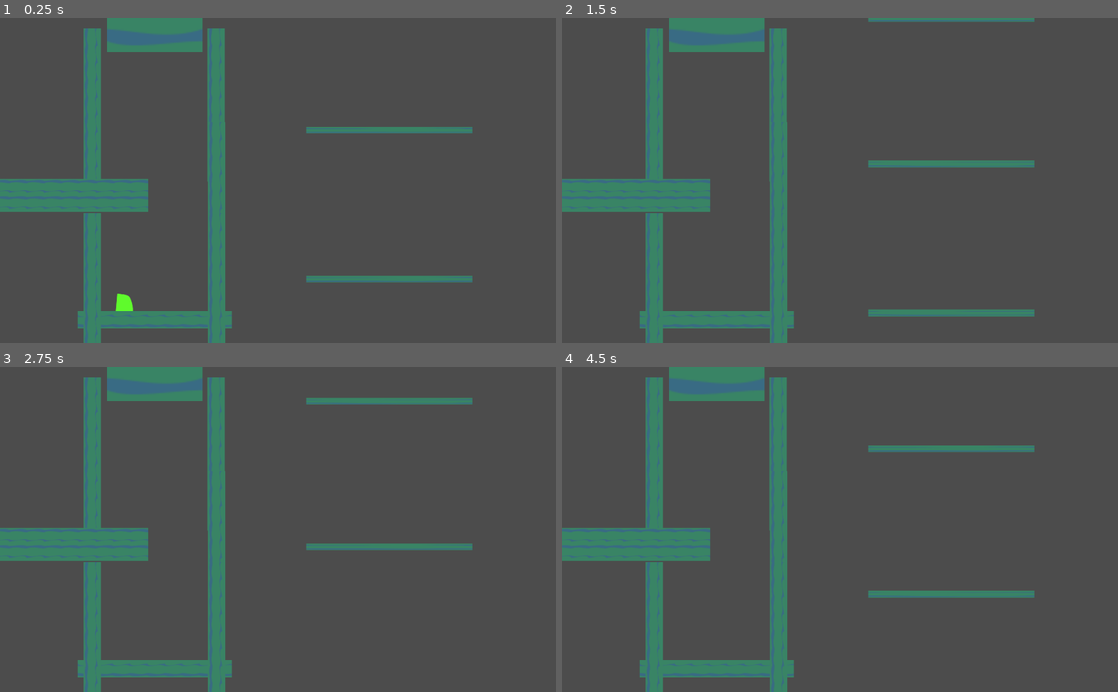
Above: before the commit, frames 1-4 (two rows, left to right).
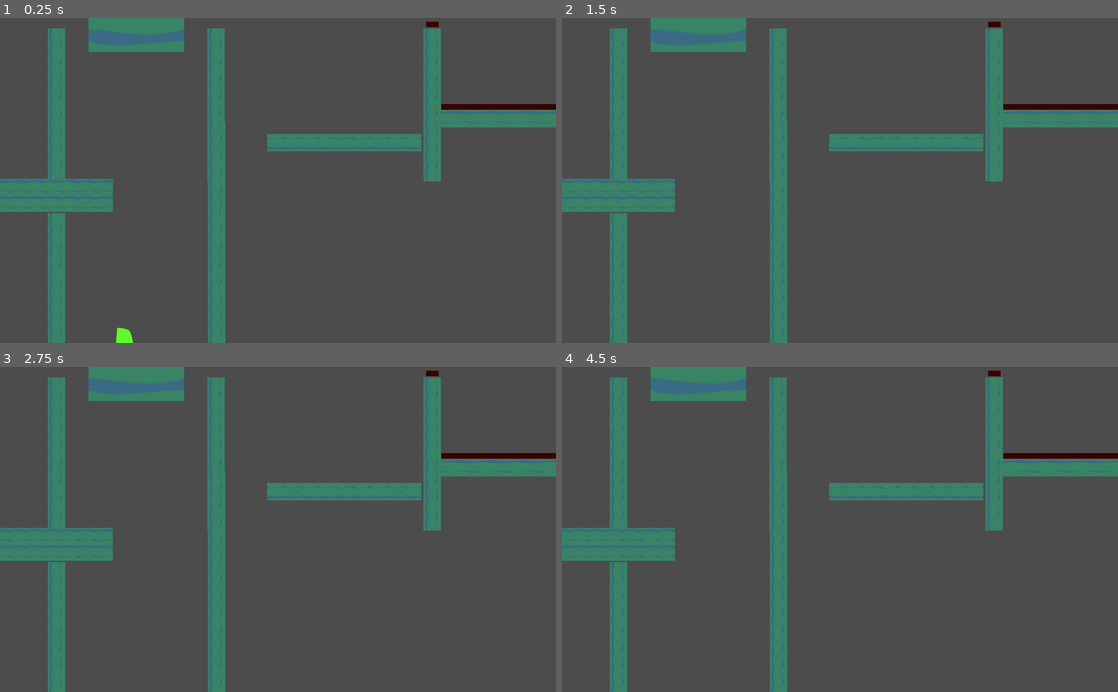
Above: after the commit, the same moments.

Repository: OsamaElHariri/oriks_lantern
Game: Godot game, scene res://gameplay/world/temp_level/TempLevel.tscn
The game is run twice, just before and just after one commit, with the same random seed, the same clock (stepped at 60 frames per second) and the same inputs.
Inputs:
- Up to frame 1 (0.25 s): no input
- Up to frame 2 (1.5 s): hold X (dash) 0.53-1.28 s; hold Right (ui_right) from 0.53 s (still down); tap C (jump) at 0.77, 0.8, 1.07, 1.35 s
- Up to frame 3 (2.75 s): tap C (jump) at 1.52, 1.82, 2.3 s; tap X (dash) at 1.55 s; release Right (ui_right) at 2.03 s; hold Left (ui_left) from 2.03 s (still down); hold X (dash) from 2.03 s (still down)
- Up to frame 4 (4.5 s): release Left (ui_left) at 2.78 s; release X (dash) at 2.78 s; hold Right (ui_right) 2.78-4.28 s; tap X (dash) at 2.85, 4.35 s; tap C (jump) at 3.02, 3.32 s; hold C (jump) 3.53-4.28 s; hold Left (ui_left) from 4.28 s (still down)

The runs differ from the first frame. In frame 1, 13% of the frame differs, in the area x 8-100%, y 0-100%; in frame 2, 14%; in frame 3, 13%; in frame 4, 13%.

Commit message:
Tweak wall jump and spirit mechanic

Diff:
--- a/gameplay/actor/movement/horizontal_movement/HorizontalMovement.gd
+++ b/gameplay/actor/movement/horizontal_movement/HorizontalMovement.gd
@@ -1,6 +1,6 @@
 extends Node2D
 
-export var speed = 600
+export var speed = 800
 export var ramp_up_speed = 200
 export var ramp_down_speed = 120
 
--- a/gameplay/actor/movement/jump_movement/JumpMovement.gd
+++ b/gameplay/actor/movement/jump_movement/JumpMovement.gd
@@ -10,12 +10,15 @@
 	current_strength = max(current_strength - decay * move_collection.time_multiplier, 0)
 
 	if move_collection.is_on_floor or move_collection.is_on_wall:
-		current_strength = 0
+		stop()
 
 	if move_collection.is_on_floor && move_collection.jump_just_pressed:
 		current_strength = strength
 
 	if move_collection.is_dashing or move_collection.is_charging_dash:
-		current_strength = 0
+		stop()
 
 	return Vector2(0, -current_strength * move_collection.time_multiplier)
+
+func stop():
+	current_strength = 0
--- a/gameplay/actor/movement/wall_jump_movement/WallJumpMovement.gd
+++ b/gameplay/actor/movement/wall_jump_movement/WallJumpMovement.gd
@@ -1,26 +1,30 @@
 extends Node2D
 
-export var strength = 2300
-export var strength_decay = 50
+export var x_strength = 1600
+export var y_strength = 2100
+export var x_strength_decay = 80
+export var y_strength_decay = 50
 
-var current_strength = 0
+var current_strength = Vector2.ZERO
 
-var current_direction = Vector2.UP
+var x_direction = 0
 
 func get_velocity(move_collection):
-	var decay = strength_decay
-	current_strength = max(current_strength - decay * move_collection.time_multiplier, 0)
+	var decay = Vector2(x_strength_decay, y_strength_decay) * move_collection.time_multiplier
+	current_strength = Vector2(max(current_strength.x - decay.x, 0), max(current_strength.y - decay.y, 0))
 
 	if move_collection.is_on_floor or move_collection.is_on_wall:
-		current_strength = 0
+		stop()
 
 	if !move_collection.is_on_floor and move_collection.target.near_wall != null && move_collection.jump_just_pressed:
-		current_strength = strength
+		current_strength = Vector2(x_strength, y_strength)
 		move_collection.reset_gravity()
-		var wall_direction = sign(move_collection.target.near_wall.global_position.x - move_collection.target.global_position.x)
-		current_direction = Vector2(0.4 * wall_direction, 1).normalized()
+		x_direction = sign(move_collection.target.global_position.x - move_collection.target.near_wall.global_position.x)
 
 	if move_collection.is_dashing or move_collection.is_charging_dash:
-		current_strength = 0
+		stop()
 
-	return current_direction * -current_strength * move_collection.time_multiplier
+	return Vector2(x_direction, -1) * current_strength * move_collection.time_multiplier
+
+func stop():
+	current_strength = Vector2.ZERO
--- a/gameplay/actor/player/player/Player.gd
+++ b/gameplay/actor/player/player/Player.gd
@@ -39,7 +39,6 @@
 	ignore_area_enter = spirit_player
 	get_parent().add_child(spirit_player)
 	spirit_player.position = position
-	spirit_player.original_node = self
 	can_summon_spirit = false
 
 func on_spirit_journey_end(spirit_player):
@@ -48,8 +47,8 @@
 	modulate = Color(1, 1, 1, 1)
 	$CollisionShape2D.disabled = false
 	$MoveCollection.lock_controls = false
-	$MoveCollection/JumpMovement.current_strength = 0
-	$MoveCollection/WallJumpMovement.current_strength = 0
+	$MoveCollection/JumpMovement.stop()
+	$MoveCollection/WallJumpMovement.stop()
 	$MoveCollection/GravityMovement.reset_gravity()
 	var movement = $MoveCollection.add_follow_through_movement()
 	movement.strength = 550
@@ -63,13 +62,13 @@
 	if is_charging_spirit == 5:
 		summon_spirit_player()
 
-	if is_on_floor():
+	near_wall = null
+	for body in $WallCheckArea.get_overlapping_bodies():
+		if body.is_in_group("wall_jump_platform"):
+			near_wall = body
+
+	if is_on_floor() or near_wall != null:
 		can_summon_spirit = true
 
 	if can_summon_spirit and Input.is_action_just_pressed("dash"):
 		on_player_dash_short_circuit()
-
-	near_wall = null
-	for body in $WallCheckArea.get_overlapping_bodies():
-		if body.is_in_group("wall_jump_platform"):
-			near_wall = body
--- a/gameplay/actor/player/spirit_player/SpiritPlayer.gd
+++ b/gameplay/actor/player/spirit_player/SpiritPlayer.gd
@@ -2,6 +2,9 @@
 
 var original_node
 var distance_threshold = 400
+var duration = 0.5
+
+var current_duration = 0
 
 func _ready():
 	$MoveCollection.update()
@@ -12,14 +15,17 @@
 	$DashWindUpAnimationPlayer.play("DashWindUp")
 
 func _physics_process(delta):
-	if original_node != null and is_too_far(original_node):
+	current_duration += delta
+
+	var alpha = 1 - ease(current_duration / duration, 1)
+
+	modulate = Color(1, 1, 1, 0.2 + 0.8 * alpha)
+
+	if current_duration > duration:
 		end_journey()
 	elif !Input.is_action_pressed("dash"):
 		end_journey()
 
-func is_too_far(node):
-	return position.distance_to(node.position) > distance_threshold
-
 func end_journey():
 	EMITTER.emit('spirit_journey_end', self)
 	queue_free()
--- a/gameplay/world/temp_level/TempLevel.tscn
+++ b/gameplay/world/temp_level/TempLevel.tscn
@@ -10,30 +10,57 @@
 [node name="TempLevel" type="Node2D"]
 
 [node name="SolidPlatform5" parent="." instance=ExtResource( 2 )]
-position = Vector2( 58.7754, 814.968 )
+position = Vector2( -19.331, 959.598 )
 
 [node name="SolidPlatform6" parent="." instance=ExtResource( 2 )]
-position = Vector2( -172.552, 703.931 )
+position = Vector2( -303.659, 703.931 )
 rotation = 1.57079
 
 [node name="SolidPlatform12" parent="." instance=ExtResource( 2 )]
-position = Vector2( -172.552, 21.0982 )
+position = Vector2( -303.659, 21.0982 )
 rotation = 1.57079
+
+[node name="SolidPlatform15" parent="." instance=ExtResource( 2 )]
+position = Vector2( 1080.68, 21.0982 )
+rotation = 1.57079
+
+[node name="Spikes" parent="SolidPlatform15" instance=ExtResource( 4 )]
+position = Vector2( -297.339, -0.883667 )
+rotation = 1.57079
+scale = Vector2( 0.0799731, 1 )
 
 [node name="SolidPlatform13" parent="." instance=ExtResource( 2 )]
 position = Vector2( 284.255, 21.0982 )
 rotation = 1.57079
+
+[node name="SolidPlatform17" parent="." instance=ExtResource( 2 )]
+position = Vector2( 2247.86, 44.4745 )
+rotation = 1.57079
+
+[node name="SolidPlatform18" parent="." instance=ExtResource( 2 )]
+position = Vector2( 2497.21, -271.105 )
+
+[node name="SolidPlatform19" parent="." instance=ExtResource( 2 )]
+position = Vector2( 755.676, 159.408 )
+
+[node name="SolidPlatform16" parent="." instance=ExtResource( 2 )]
+position = Vector2( 1657.05, 71.4305 )
+rotation = 3.14159
+scale = Vector2( 1.92, 1 )
+
+[node name="Spikes" parent="SolidPlatform16" instance=ExtResource( 4 )]
+position = Vector2( -1.42834, 43.3217 )
 
 [node name="SolidPlatform14" parent="." instance=ExtResource( 2 )]
 position = Vector2( 285.74, 368.362 )
 rotation = 1.57079
 
 [node name="SolidPlatform8" parent="." instance=ExtResource( 2 )]
-position = Vector2( -249.507, 384.903 )
+position = Vector2( -380.614, 384.903 )
 rotation = 3.14159
 
 [node name="SolidPlatform9" parent="." instance=ExtResource( 2 )]
-position = Vector2( -249.507, 325.069 )
+position = Vector2( -380.614, 325.069 )
 rotation = 3.14159
 
 [node name="SolidPlatform7" parent="." instance=ExtResource( 2 )]
@@ -69,6 +96,7 @@
 current = true
 
 [node name="MovingPlatforms" type="Node2D" parent="."]
+position = Vector2( -2110.18, 83.0708 )
 
 [node name="MovingPlatform3" parent="MovingPlatforms" instance=ExtResource( 5 )]
 position = Vector2( 921.388, 638.978 )
@@ -89,6 +117,6 @@
 position = Vector2( 921.388, -2243.05 )
 
 [node name="MoveOnTriggerPlatform" parent="." instance=ExtResource( 6 )]
-position = Vector2( 57.2377, -330.336 )
+position = Vector2( -9.71066, -330.336 )
 speed = 1000
 ramp_up_speed = 200
